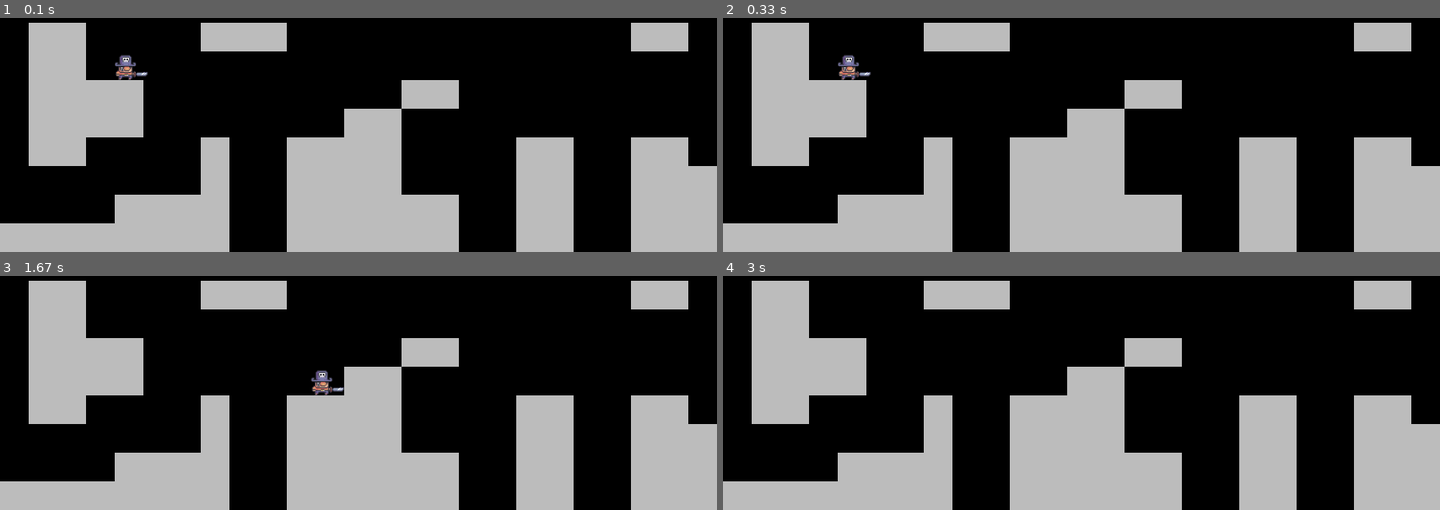
Above: before the commit, frames 1-4 (two rows, left to right).
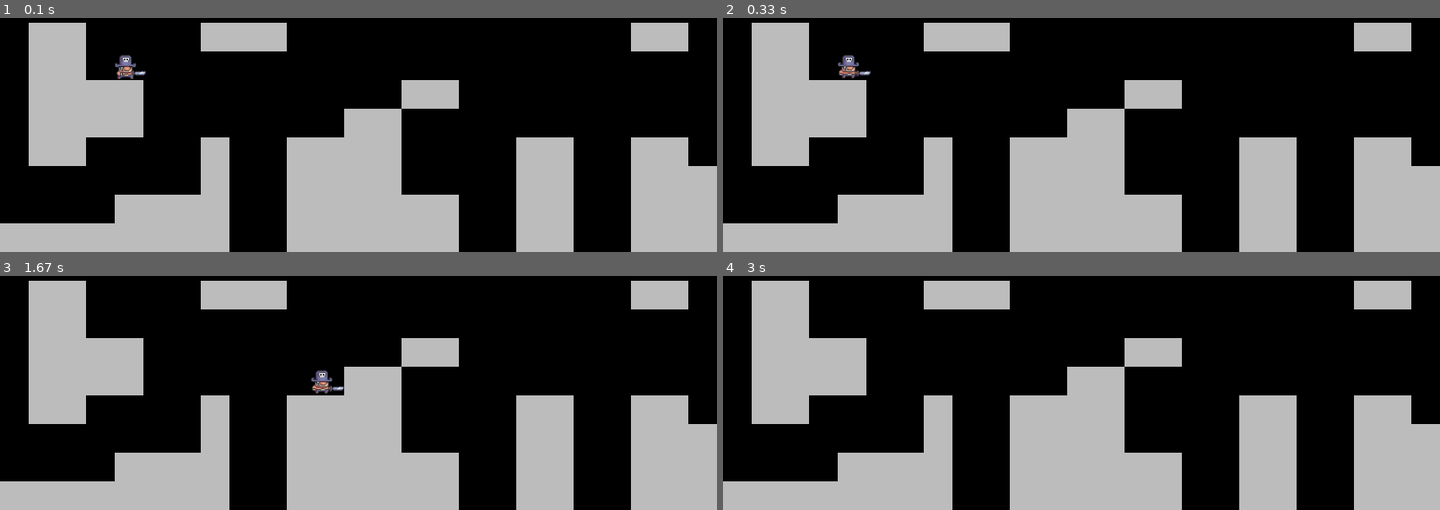
Above: after the commit, the same moments.

Repository: harryodubhghaill/pygame-platformer
Game: pygame game, started from main.py
The game is run twice, just before and just after one commit, with the same random seed, the same clock (stepped at 60 frames per second) and the same inputs.
Inputs:
- Up to frame 1 (0.1 s): no input
- Up to frame 2 (0.33 s): no input
- Up to frame 3 (1.67 s): hold D 0.33-0.8 s; hold W 0.83-1.13 s; hold D 1.17-1.63 s
- Up to frame 4 (3 s): hold A 1.67-2.2 s; hold A 2.23-2.63 s

The runs differ from the first frame. In frame 1, 0.1% of the frame differs, in the area x 16-21%, y 18-27%; in frame 2, 0.1%; in frame 3, 0.1%, in the area x 43-48%, y 45-52%; in frame 4, nothing differs.

Commit message:
animate player sprite

Diff:
--- a/player.py
+++ b/player.py
@@ -23,6 +23,16 @@
             full_path = character_path + animation
             self.animations[animation] = import_folder(full_path)
 
+    def animate(self):
+        animation = self.animations['run']
+
+        # loop over frame index
+        self.frame_index += self.animation_speed
+        if self.frame_index >= len(animation):
+            self.frame_index = 0
+
+        self.image = animation[int(self.frame_index)]
+
     def get_input(self):
         keys = pygame.key.get_pressed()
 
@@ -45,3 +55,4 @@
 
     def update(self):
         self.get_input()
+        self.animate()
